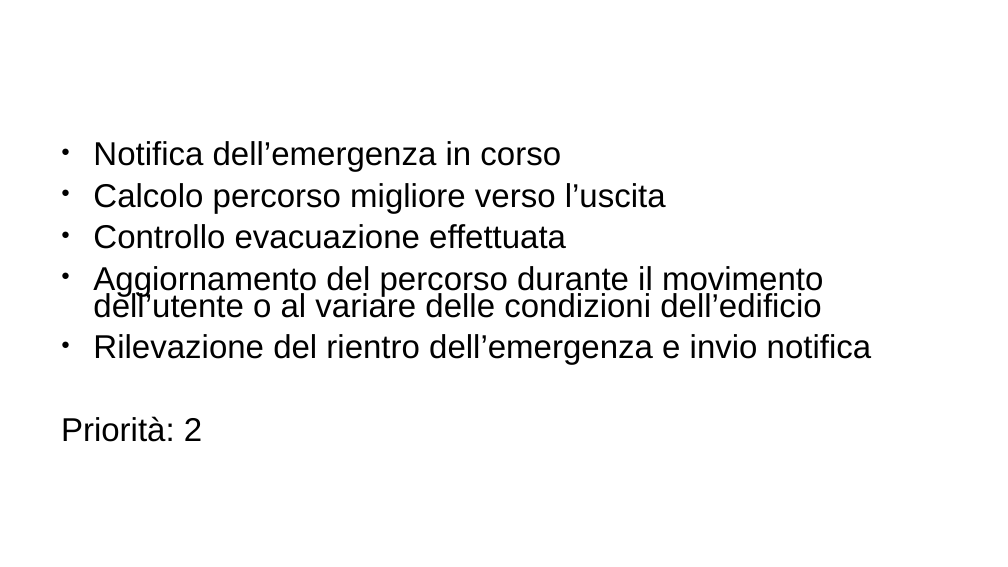
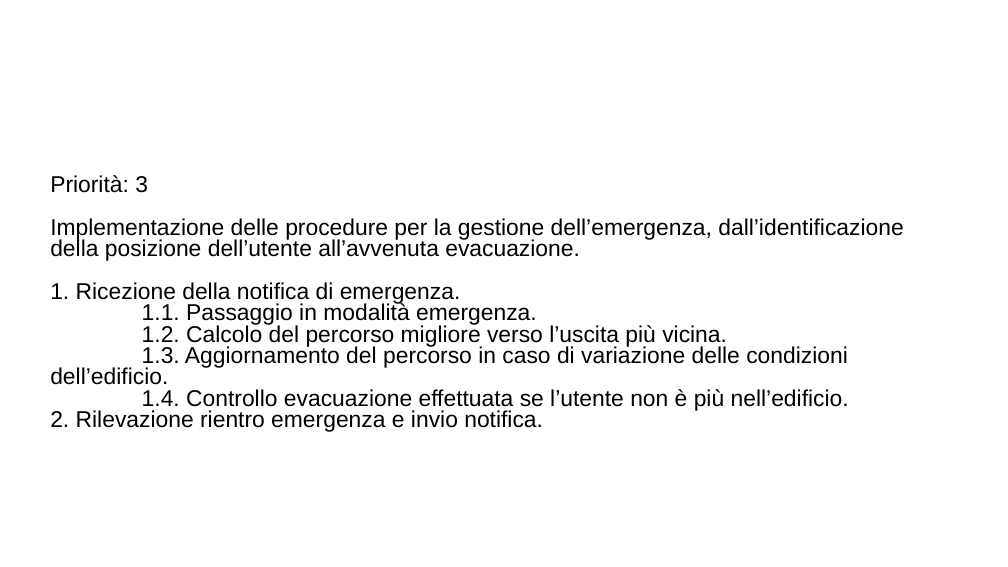
Before and after one commit to ecorradini/ProgettoIDS, a slide deck: slide 4 of AnalisiRequisiti/UserStories.ppt (slide 3 before the commit). Drawn at 1008x567 pixels with LibreOffice and Linux fonts; fonts in the diff are those of the drawing; background and template pictures are left out. Boxes give left, top, right and bottom in pixels: in the first picture for what was removed or moved away, otherwise in the second. Text is boxed around its words. In the diff, an @@ line names an element or a change of style, - is before the commit and + after.

Commit message:
task gestione utente e commenti gestione ordinaria

```diff
--- a/AnalisiRequisiti/UserStories.ppt
+++ b/AnalisiRequisiti/UserStories.ppt
@@ subtitle "Priorità: 3" at <box>50,175,903,432</box>: vertical alignment top to middle @@
@@ subtitle at <box>50,175,903,432</box>: text changed; size 26 to 18 pt @@
-● Notifica dell’emergenza in corso
-● Calcolo percorso migliore verso l’uscita
-● Controllo evacuazione effettuata
-● Aggiornamento del percorso durante il movimento dell’utente o al variare delle condizioni dell’edificio
-● Rilevazione del rientro dell’emergenza e invio notifica
-Priorità: 2
+Priorità: 3
+Implementazione delle procedure per la gestione dell’emergenza, dall’identificazione della posizione dell’utente all’avvenuta evacuazione.
+1. Ricezione della notifica di emergenza.
+1.1. Passaggio in modalità emergenza.
+1.2. Calcolo del percorso migliore verso l’uscita più vicina.
+1.3. Aggiornamento del percorso in caso di variazione delle condizioni dell’edificio.
+1.4. Controllo evacuazione effettuata se l’utente non è più nell’edificio.
+2. Rilevazione rientro emergenza e invio notifica.
```
Also in this commit, not shown: 3 other slides changed, 1 slide added, 6 other files.
